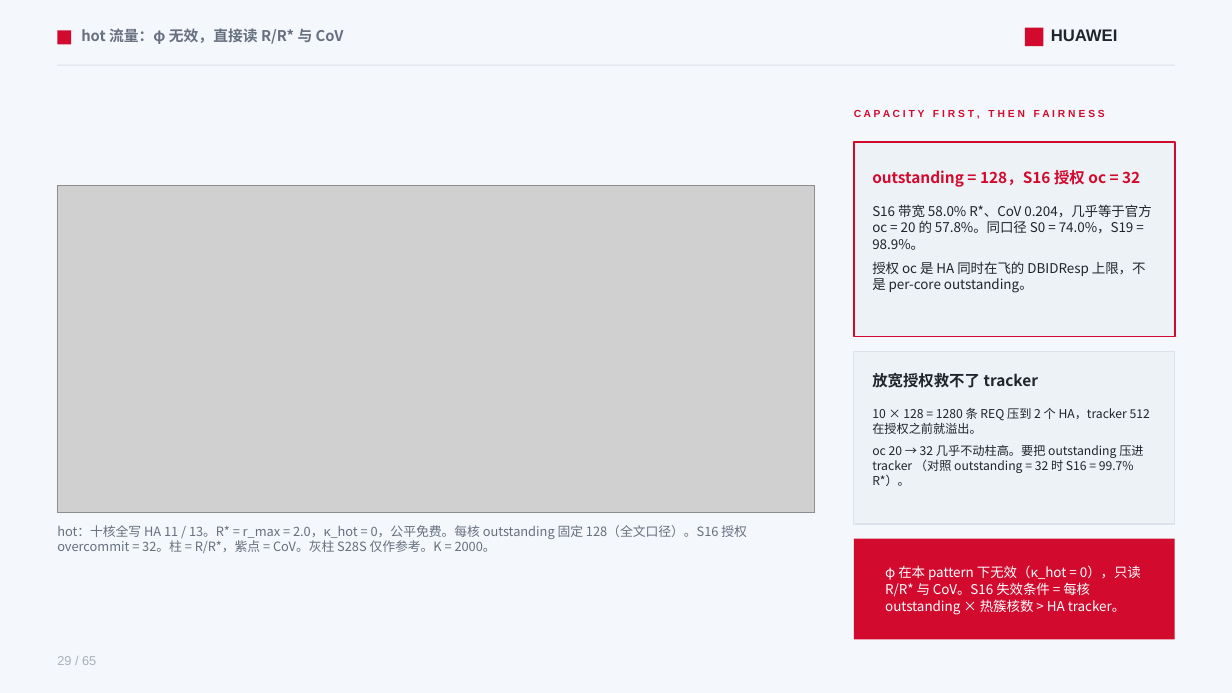
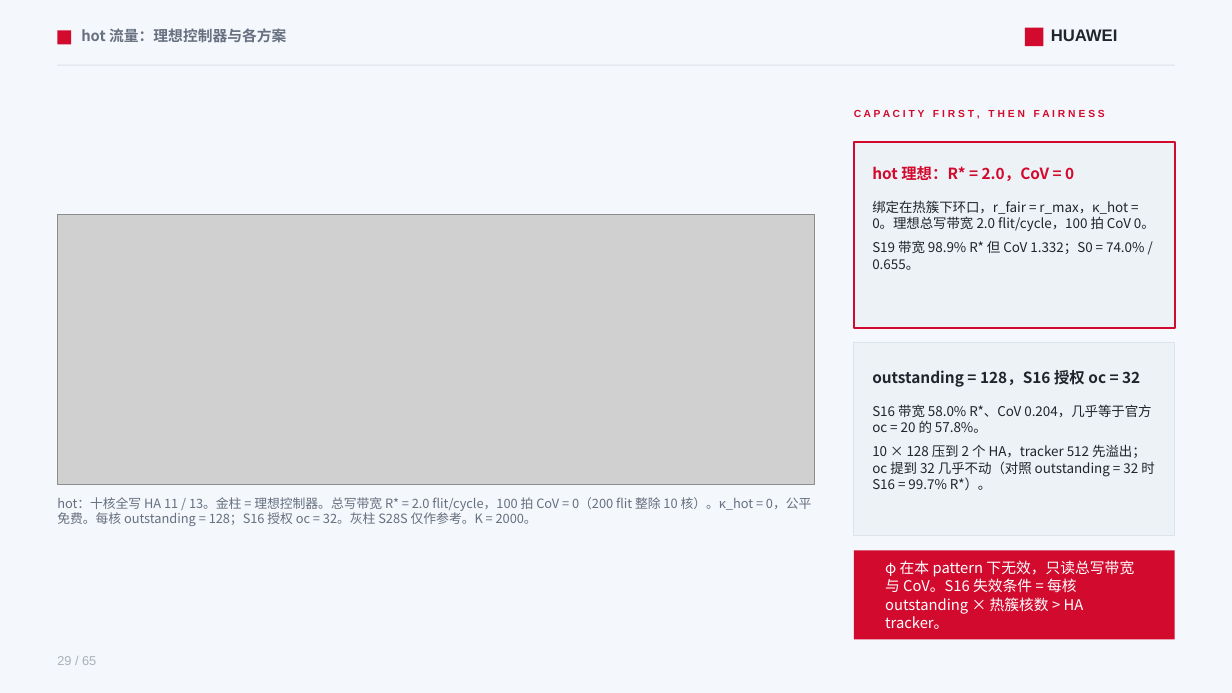
Before and after one commit to lukebest/booksim2, a slide deck: slide 29 of ppt/ring2-write-fairness.pptx. Drawn at 1232x693 pixels with LibreOffice and Linux fonts; fonts in the diff are those of the drawing; grey boxes stand for pictures. Boxes give left, top, right and bottom in pixels: in the first picture for what was removed or moved away, otherwise in the second. Text is boxed around its words. In the diff, an @@ line names an element or a change of style, - is before the commit and + after.

```diff
--- a/ppt/ring2-write-fairness.pptx
+++ b/ppt/ring2-write-fairness.pptx
@@ text at (81,28,286,43): text changed @@
-hot 流量：φ 无效，直接读 R/R* 与 CoV
+hot 流量：理想控制器与各方案
@@ rectangle: place and size @@
-rectangle at (854,142,1175,336)
+rectangle at (854,142,1175,328)
@@ text at (872,166,1074,181): text changed @@
-outstanding = 128，S16 授权 oc = 32
+hot 理想：R* = 2.0，CoV = 0
@@ text at (872,200,1155,270): text changed @@
-S16 带宽 58.0% R*、CoV 0.204，几乎等于官方 oc = 20 的 57.8%。同口径 S0 = 74.0%，S19 = 98.9%。
-授权 oc 是 HA 同时在飞的 DBIDResp 上限，不是 per-core outstanding。
+绑定在热簇下环口，r_fair = r_max，κ_hot = 0。理想总写带宽 2.0 flit/cycle，100 拍 CoV 0。
+S19 带宽 98.9% R* 但 CoV 1.332；S0 = 74.0% / 0.655。
@@ picture: place and size @@
-picture at (57,186,815,513)
+picture at (57,214,815,484)
@@ rectangle: place and size @@
-rectangle at (854,351,1175,524)
+rectangle at (854,343,1175,536)
@@ text at (872,370,1140,387): text changed @@
-放宽授权救不了 tracker
+outstanding = 128，S16 授权 oc = 32
@@ text at (872,404,1154,490): text changed; size 9.5 to 10.5 pt @@
-10 × 128 = 1280 条 REQ 压到 2 个 HA，tracker 512 在授权之前就溢出。
-oc 20 → 32 几乎不动柱高。要把 outstanding 压进 tracker （对照 outstanding = 32 时 S16 = 99.7% R*）。
+S16 带宽 58.0% R*、CoV 0.204，几乎等于官方 oc = 20 的 57.8%。
+10 × 128 压到 2 个 HA，tracker 512 先溢出；oc 提到 32 几乎不动（对照 outstanding = 32 时 S16 = 99.7% R*）。
@@ text at (57,497,811,526): text changed @@
-hot：十核全写 HA 11 / 13。R* = r_max = 2.0，κ_hot = 0，公平免费。每核 outstanding 固定 128（全文口径）。S16 授权 overcommit = 32。柱 = R/R*，紫点 = CoV。灰柱 S28S 仅作参考。K = 2000。
+hot：十核全写 HA 11 / 13。金柱 = 理想控制器。总写带宽 R* = 2.0 flit/cycle，100 拍 CoV = 0（200 flit 整除 10 核）。κ_hot = 0，公平免费。每核 outstanding = 128；S16 授权 oc = 32。灰柱 S28S 仅作参考。K = 2000。
@@ rectangle: place and size @@
-rectangle at (854,539,1175,640)
+rectangle at (854,551,1175,640)
@@ text at (885,560,1134,629): text changed; size 10.5 to 11.5 pt @@
-φ 在本 pattern 下无效（κ_hot = 0），只读 R/R* 与 CoV。S16 失效条件 = 每核 outstanding × 热簇核数 > HA tracker。
+φ 在本 pattern 下无效，只读总写带宽与 CoV。S16 失效条件 = 每核 outstanding × 热簇核数 > HA tracker。
```
Also in this commit, not shown: 4 other slides changed, 4 other files.
